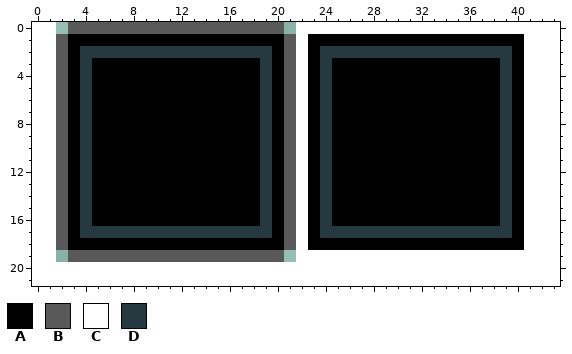
A pixel-art sprite gets an edit: assets/tilesets/tile.png. This is how it looked before the edit.
The file is 80x40 pixels, drawn in blocks of 2x2; one block is one cell here. The old version is drawn lined up with the new one, on the new canvas.
Palette (. is transparent): A #000000  B #595959  C #ffffff  D #263940
Pixels before, first column x 2:
 0 .BBBBBBBBBBBBBBBBBB.CCCCCCCCCCCCCCCCCCCC
 1 BAAAAAAAAAAAAAAAAAABCAAAAAAAAAAAAAAAAAAC
 2 BADDDDDDDDDDDDDDDDABCADDDDDDDDDDDDDDDDAC
 3 BADAAAAAAAAAAAAAADABCADAAAAAAAAAAAAAADAC
 4 BADAAAAAAAAAAAAAADABCADAAAAAAAAAAAAAADAC
 5 BADAAAAAAAAAAAAAADABCADAAAAAAAAAAAAAADAC
 6 BADAAAAAAAAAAAAAADABCADAAAAAAAAAAAAAADAC
 7 BADAAAAAAAAAAAAAADABCADAAAAAAAAAAAAAADAC
 8 BADAAAAAAAAAAAAAADABCADAAAAAAAAAAAAAADAC
 9 BADAAAAAAAAAAAAAADABCADAAAAAAAAAAAAAADAC
10 BADAAAAAAAAAAAAAADABCADAAAAAAAAAAAAAADAC
11 BADAAAAAAAAAAAAAADABCADAAAAAAAAAAAAAADAC
12 BADAAAAAAAAAAAAAADABCADAAAAAAAAAAAAAADAC
13 BADAAAAAAAAAAAAAADABCADAAAAAAAAAAAAAADAC
14 BADAAAAAAAAAAAAAADABCADAAAAAAAAAAAAAADAC
15 BADAAAAAAAAAAAAAADABCADAAAAAAAAAAAAAADAC
16 BADAAAAAAAAAAAAAADABCADAAAAAAAAAAAAAADAC
17 BADDDDDDDDDDDDDDDDABCADDDDDDDDDDDDDDDDAC
18 BAAAAAAAAAAAAAAAAAABCAAAAAAAAAAAAAAAAAAC
19 .BBBBBBBBBBBBBBBBBB.CCCCCCCCCCCCCCCCCCCC
The result:
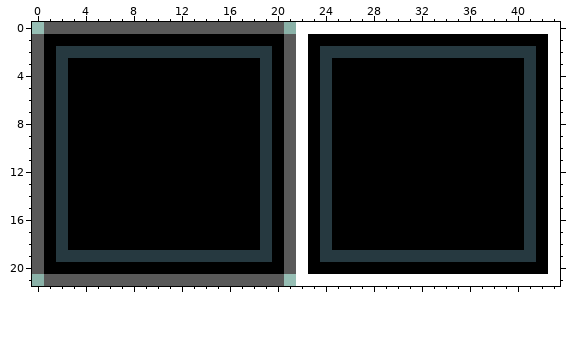
Diff:
canvas 40x20 -> 44x22, the old top-left corner now at 2,0
y 0: x 1..2 .. -> BB; x 42..43 .. -> CC
y 1: x 0..2 ..B -> BAA; x 41..43 C.. -> AAC
y 2: x 0..3 ..BA -> BADD; x 40..43 AC.. -> DDAC
y 3..16: x 0..2 ..B -> BAD; x 4 D -> A; x 39 D -> A; x 41..43 C.. -> DAC
y 17: x 0..2 ..B -> BAD; x 4..18 DDDDDDDDDDDDDDD -> AAAAAAAAAAAAAAA; x 25..39 DDDDDDDDDDDDDDD -> AAAAAAAAAAAAAAA; x 41..43 C.. -> DAC
y 18: x 0..2 ..B -> BAD; x 19 A -> D; x 24 A -> D; x 41..43 C.. -> DAC
y 19: x 0..21 ...BBBBBBBBBBBBBBBBBB. -> BADDDDDDDDDDDDDDDDDDAB; x 23..43 CCCCCCCCCCCCCCCCCCC.. -> ADDDDDDDDDDDDDDDDDDAC
y 20: x 0..43 ............................................ -> BAAAAAAAAAAAAAAAAAAAABCAAAAAAAAAAAAAAAAAAAAC
y 21: x 1..20 .................... -> BBBBBBBBBBBBBBBBBBBB; x 22..43 ...................... -> CCCCCCCCCCCCCCCCCCCCCC
Where, in picture pixels (left, top, right, bottom), the same in both pictures:
changed: (32, 22, 560, 286)
